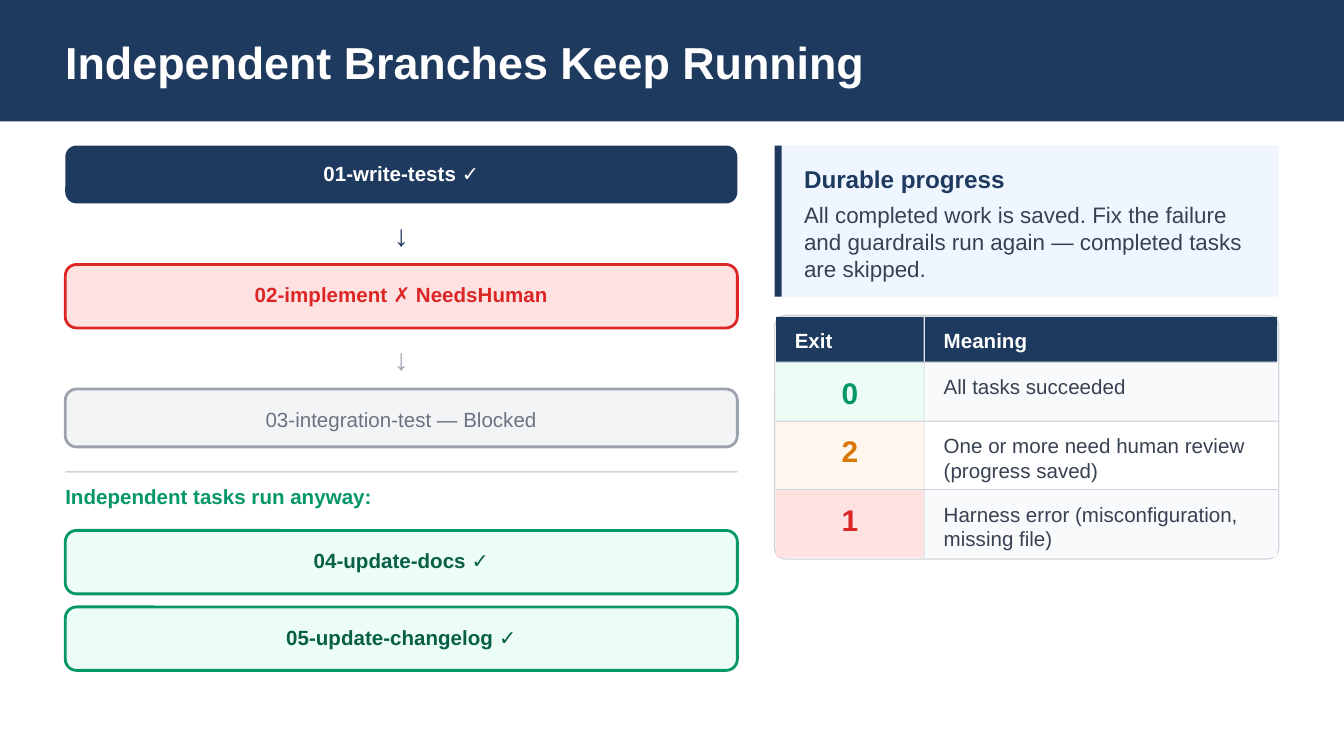
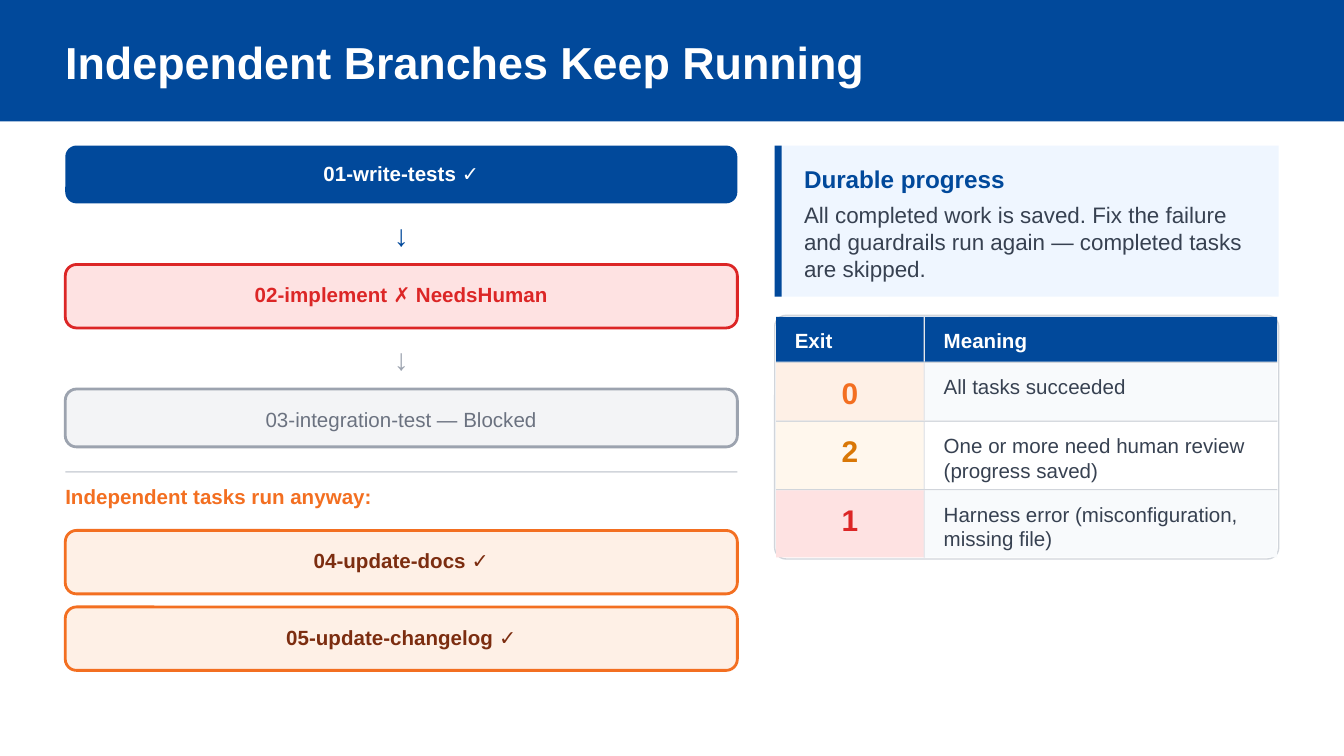
Before and after one commit to Servant-Software-LLC/Guardrails, a slide deck: slide 10 of docs/presentations/guardrails-lunch-and-learn-2026-06-15.pptx. Drawn at 1344x756 pixels with LibreOffice and Linux fonts; fonts in the diff are those of the drawing. Boxes give left, top, right and bottom in pixels: in the first picture for what was removed or moved away, otherwise in the second. Text is boxed around its words. In the diff, an @@ line names an element or a change of style, - is before the commit and + after.

```diff
--- a/docs/presentations/guardrails-lunch-and-learn-2026-06-15.pptx
+++ b/docs/presentations/guardrails-lunch-and-learn-2026-06-15.pptx
@@ line (778, 145) - (778, 297): stroke #1F3A5F 3.75 pt to #01499B 3.75 pt @@
@@ text "Durable progress" at box(804, 170, 1005, 193): text colour #1F3A5F to #01499B @@
@@ text "↓" at box(59, 216, 745, 251): text colour #1F3A5F to #01499B @@
@@ fill #1F3A5F to #01499B in 4 elements at box(0, 0, 1344, 121), box(66, 145, 738, 203), box(775, 317, 925, 362), box(925, 317, 1277, 362) @@
@@ rectangle at box(775, 363, 925, 421): fill #ECFDF5 to #FEF0E6 @@
@@ text "0" at box(842, 383, 859, 405): text colour #059669 to #F36F21 @@
@@ text "Independent tasks run anyway:" at box(65, 489, 371, 509): text colour #059669 to #F36F21 @@
@@ rounded rectangle at box(66, 531, 738, 594): fill #ECFDF5 to #FEF0E6; outline #059669 1.5 pt to #F36F21 1.5 pt @@
@@ text "04-update-docs ✓" at box(314, 553, 466, 573): text colour #065F46 to #7C2D10 @@
@@ rounded rectangle at box(66, 607, 738, 671): fill #ECFDF5 to #FEF0E6; outline #059669 1.5 pt to #F36F21 1.5 pt @@
@@ text "05-update-changelog ✓" at box(286, 630, 493, 650): text colour #065F46 to #7C2D10 @@
```
Also in this commit, not shown: 12 other slides changed.
